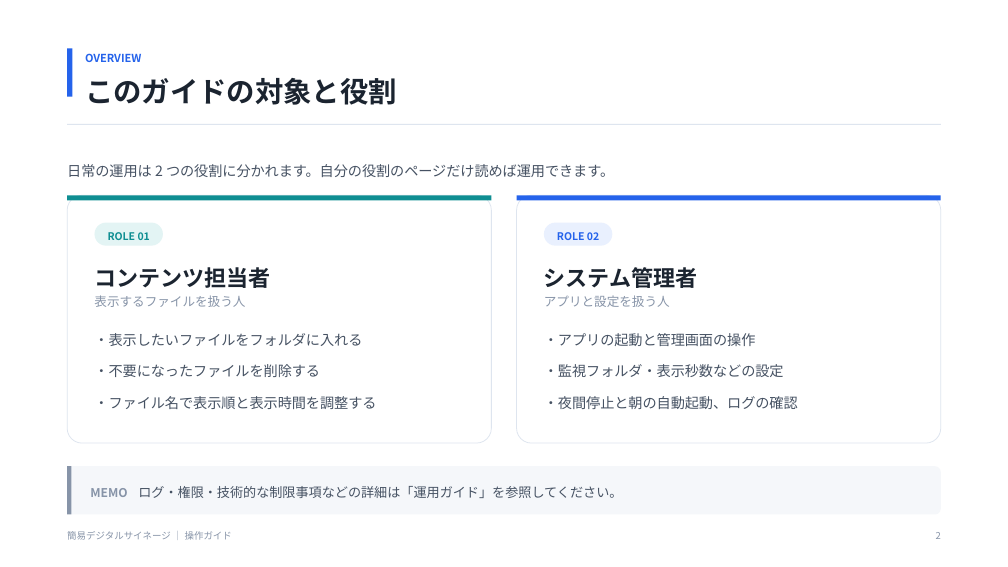
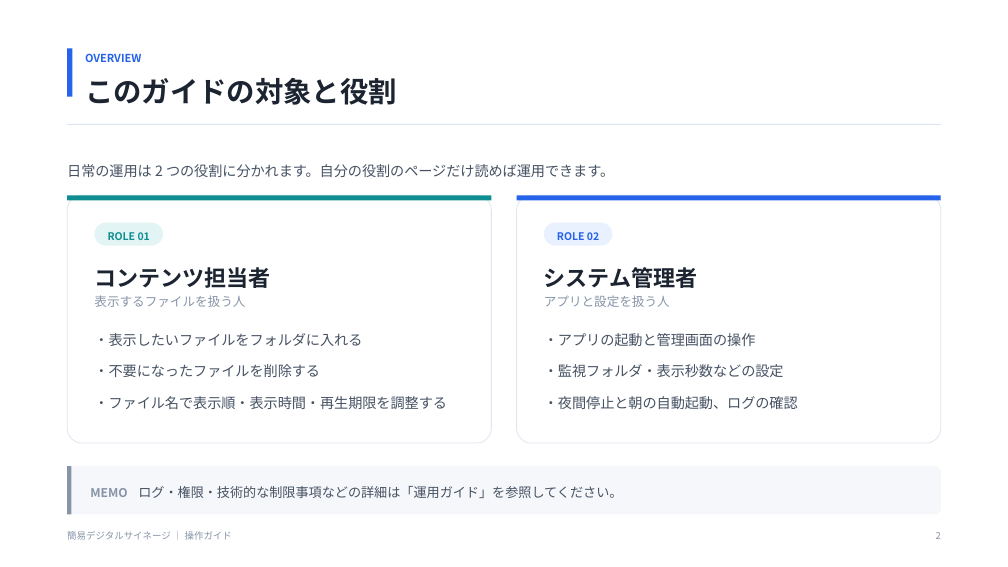
Before and after one commit to kamanori3/SimpleDigitalSignage, a slide deck: slide 2 of docs/操作ガイド.pptx. Drawn at 1008x567 pixels with LibreOffice and Linux fonts; fonts in the diff are those of the drawing. Boxes give left, top, right and bottom in pixels: in the first picture for what was removed or moved away, otherwise in the second. Text is boxed around its words. In the diff, an @@ line names an element or a change of style, - is before the commit and + after.

```diff
--- a/docs/操作ガイド.pptx
+++ b/docs/操作ガイド.pptx
@@ text at (94, 396, 447, 409): text changed @@
-・ファイル名で表示順と表示時間を調整する
+・ファイル名で表示順・表示時間・再生期限を調整する
```
Also in this commit, not shown: 10 other slides changed, 1 slide added, 35 other files.
